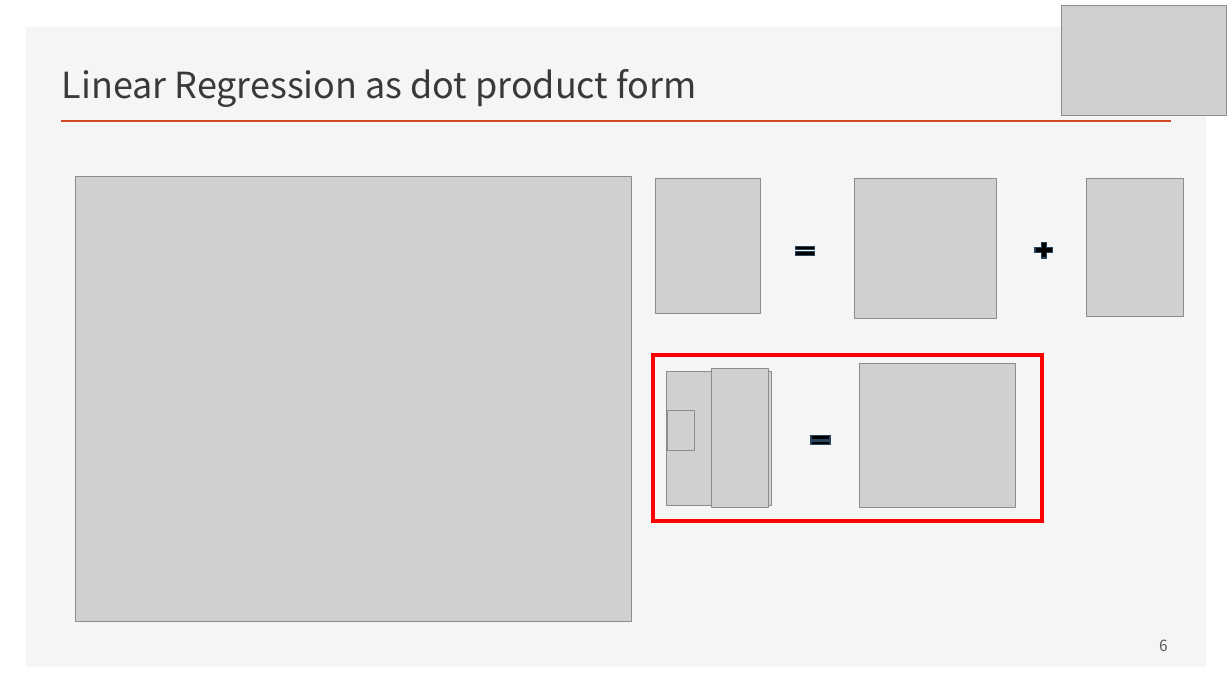
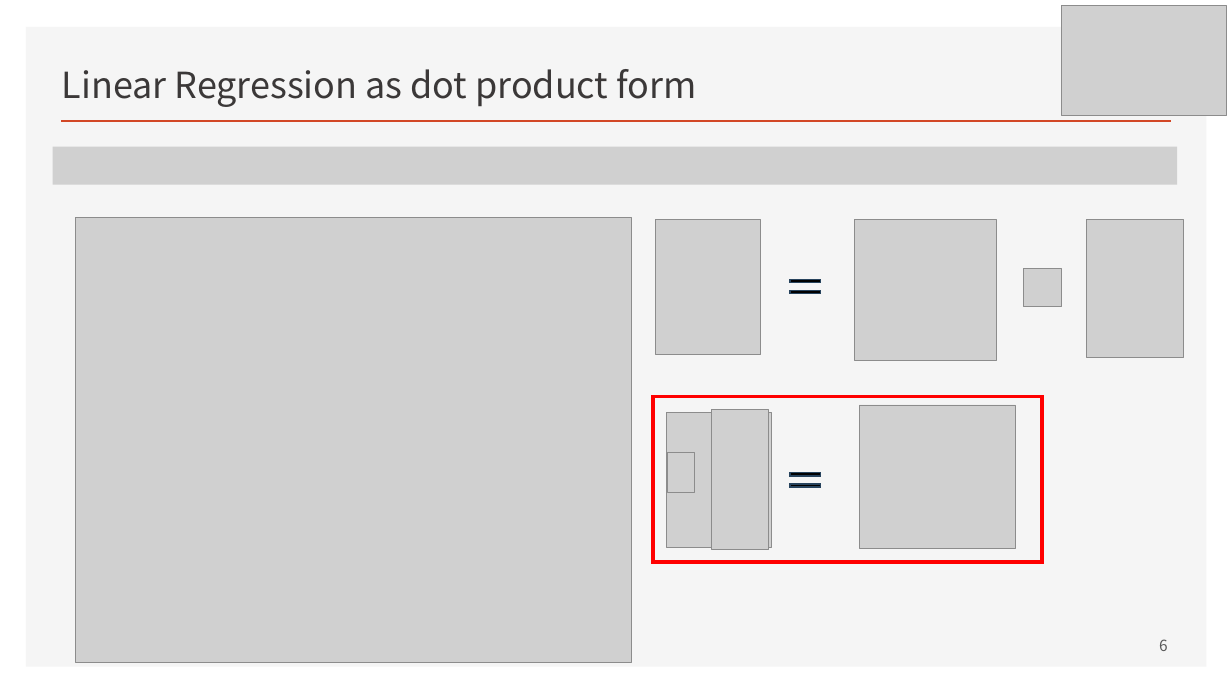
Before and after one commit to ancestor9/mathematics-for-machine-learning, a slide deck: slide 6 of w4_Perceptron_Regression.pptx. Drawn at 1232x693 pixels with LibreOffice and Linux fonts; fonts in the diff are those of the drawing; grey boxes stand for pictures. Boxes give left, top, right and bottom in pixels: in the first picture for what was removed or moved away, otherwise in the second. Text is boxed around its words. In the diff, an @@ line names an element or a change of style, - is before the commit and + after.

```diff
--- a/w4_Perceptron_Regression.pptx
+++ b/w4_Perceptron_Regression.pptx
@@ picture added at [53, 147, 1177, 185] @@
@@ plus sign removed at [1032, 239, 1056, 261] @@
@@ picture added at [1023, 269, 1062, 308] @@
@@ math equal: place and size @@
-math equal at [792, 243, 818, 259]
+math equal at [785, 274, 826, 299]
@@ math equal at [785, 274, 826, 299]: proportions changed @@
@@ 8 pictures, 1 rectangle: place and size @@
-8 pictures, 1 rectangle at [76, 177, 1184, 622]
+8 pictures, 1 rectangle at [76, 217, 1184, 663]
@@ math equal at [785, 468, 826, 493]: proportions changed @@
@@ math equal: place and size @@
-math equal at [808, 433, 834, 448]
+math equal at [785, 468, 826, 493]
```
Also in this commit, not shown: 11 other slides changed, 2 slides added.
